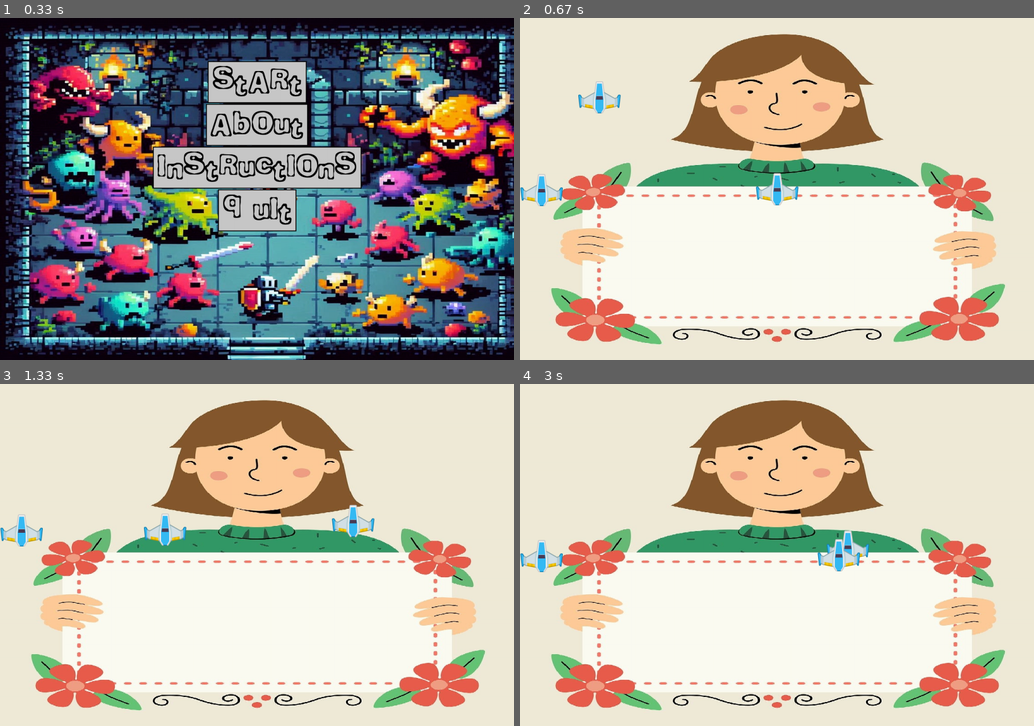
Above: before the commit, frames 1-4 (two rows, left to right).
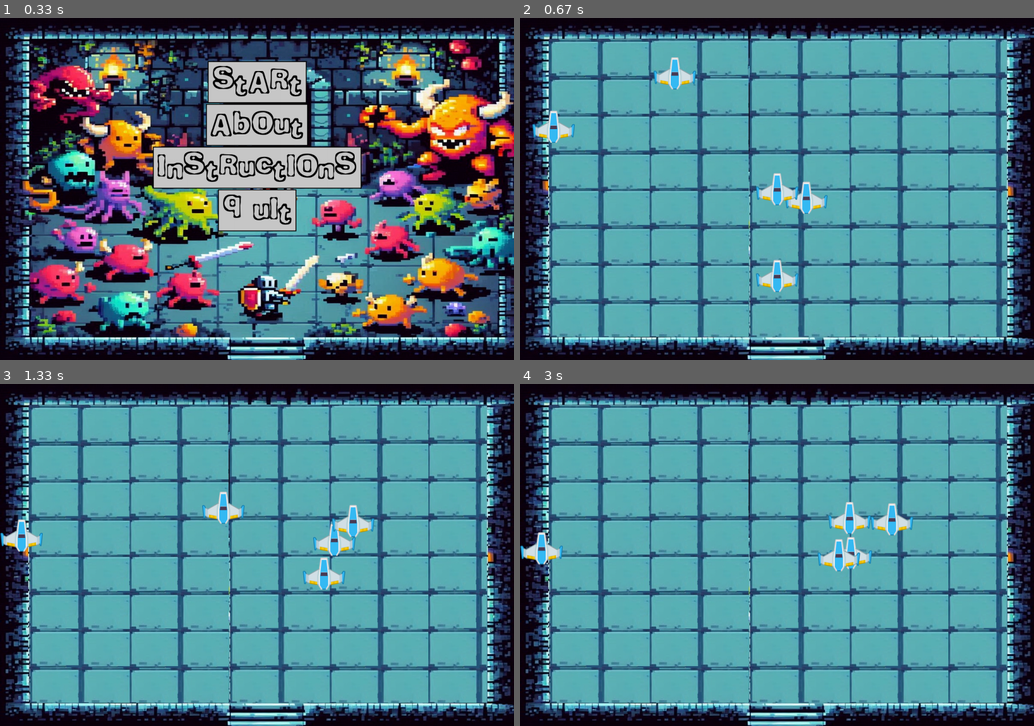
Above: after the commit, the same moments.

Repository: Vronst/Pygame_Binding_of_Isaac
Game: pygame game, started from menu.py
Two runs of this game, one before a commit and one after it. Both use one fixed random seed, a clock stepped at 60 frames per second and the inputs below.
Inputs (mouse positions are in pixels of both pictures, inside the frame that each line leads up to):
- Up to frame 1 (0.33 s): no input
- Up to frame 2 (0.67 s): click (777, 82) at 0.38 s
- Up to frame 3 (1.33 s): hold Right 0.67-1.13 s; move the mouse to (236, 568) at 0.7 s; hold Up from 1.17 s (still down)
- Up to frame 4 (3 s): release Up at 1.47 s; hold Right 1.5-1.97 s; hold Left 2-2.53 s; hold Down 2.57-2.87 s; hold Left from 2.9 s (still down)

Frame 1 is identical in both runs. In frame 2, 100% of the frame differs, in the area x 0-100%, y 0-100%; in frame 3, 99%; in frame 4, 99%.

Commit message:
add instructions and music
add instructions page, menu music, game music, menu buttons sound effect

Diff:
--- a/character.py
+++ b/character.py
@@ -11,7 +11,7 @@
         self.rect.center = (cx, cy)
         self.borders = borders
 
-    def _move(self):
+    def _move(self, group):
         pass
 
     def get_event(self, **kwargs):
@@ -20,9 +20,9 @@
     def draw(self, display):
         display.blit(self.image, self.rect)
 
-    def update(self, key_pressed):
+    def update(self, key_pressed=None, group=None, obstacles=None):
         self.get_event(key_pressed=key_pressed)
-        self._move()
+        self._move(group)
 
         # blocking out of border movement
         # bottom
--- a/enemies.py
+++ b/enemies.py
@@ -1,83 +1,61 @@
 from character import Character
-from random import randint
-import pygame
 
 
 class Enemy(Character):
-    def __init__(self, cx, cy, image, borders, player):
+    def __init__(self, cx, cy, image, borders, player, move_x, move_y):
         super().__init__(cx, cy, image, borders)
         self.player = player.rect
-        self.move_x = 5
-        self.move_y = 5
+        self.move_x = move_x
+        self.move_y = move_y
         self._moves = ((self.move_x, 0), (-self.move_x, 0), (0, self.move_y), (0, -self.move_y))
         self.melee = True
 
-    def set_moves(self):
-        self._moves = ((self.move_x, 0), (-self.move_x, 0), (0, self.move_y), (0, -self.move_y))
+    def set_moves(self, x, y):
+        self._moves = ((x, 0), (-x, 0), (0, y), (0, -y))
 
-    def _move(self):
+    def _move(self, group=None):
         # making it move dependent of player object
         distance_x = self.rect.x - self.player.x
         distance_y = self.rect.y - self.player.y
+        if group:
+            group = [x for x in group if x != self]
+
+        moves = []
 
         if distance_x < 0 or (distance_x >= 0 and self.rect.x > self.borders[0] - 100 and not self.melee):
-            self.rect.move_ip(self._moves[0])
+            # self.rect.move_ip(self._moves[0])
+            moves.append(self._moves[0])
         if (distance_x > 0 or
                 (distance_x >= 0 and self.rect.x < self.borders[0] - self.borders[0] + 100 and not self.melee)):
-            self.rect.move_ip(self._moves[1])
+            # self.rect.move_ip(self._moves[1])
+            moves.append(self._moves[1])
         if distance_y < 0:
-            self.rect.move_ip(self._moves[2])
+            # self.rect.move_ip(self._moves[2])
+            moves.append(self._moves[2])
         if distance_y > 0:
-            self.rect.move_ip(self._moves[3])
+            # self.rect.move_ip(self._moves[3])
+            moves.append(self._moves[3])
+
+        for move in moves:
+            self.rect.move_ip(move)
+            for member in group:
+                if self.rect.colliderect(member):
+                    self.rect.move_ip(-move[0], -move[1])
 
 
 class MeleeEnemy(Enemy):
 
-    def __init__(self, cx, cy, image, borders, player):
-        super().__init__(cx, cy, image, borders, player)
+    def __init__(self, cx, cy, image, borders, player, move_x=4, move_y=4):
+        super().__init__(cx, cy, image, borders, player, move_x, move_y)
+
+    def tired(self):
+        pass
 
 
 class RangeEnemy(Enemy):
-    def __init__(self, cx, cy, image, borders, player):
-        super().__init__(cx, cy, image, borders, player)
-        self.move_x = -3
-        self.move_y = 6
-        self.set_moves()
+    def __init__(self, cx, cy, image, borders, player, move_x=-3, move_y=5):
+        super().__init__(cx, cy, image, borders, player, move_x, move_y)
         self.melee = False
 
-
-class DetectCollision:
-
-    def __init__(self, player: Character, borders: tuple):
-        self.enemies = {0: MeleeEnemy, 1: 'rangeEnemy'}
-        self.player = player
-        self.set_of_enemies = pygame.sprite.Group()
-        self.set_of_obstacle = pygame.sprite.Group()
-        self.borders = borders
-        self.images = {0: 'imageMelee', 1: 'image'}
-        # for safety run new_level last in init
-        self.new_level()
-
-    def new_level(self):
-        for _ in range(randint(0, 4)):
-            # shot purpose is to choose melee or range enemy and their image
-            shot = randint(0, len(self.enemies) - 1)
-            new = (self.enemies[shot]
-                   (randint(0, self.borders[0]),
-                    randint(0, self.borders[1]),
-                    self.images[shot],
-                    self.borders,
-                    self.player))
-            if (not pygame.sprite.spritecollideany(new, self.set_of_enemies)
-                    and not pygame.sprite.spritecollideany(new, self.set_of_obstacle)
-                    and not pygame.sprite.spritecollideany(new, self.player)):  # ignore yellow warning
-                self.set_of_enemies.add(new)  # ignore yellow warning
-
-    def update(self):
+    def attack(self):
         pass
-
-    def draw(self, screen):
-        pass
-
-    def pause(self):
-        pass
--- /dev/null
+++ b/level.py
@@ -0,0 +1,42 @@
+import pygame
+from random import randint
+from character import Character
+from enemies import *
+
+
+class DetectCollision:
+
+    def __init__(self, player: Character, borders: tuple, images: dict, surface: pygame.Surface, background):
+        self.background = background
+        self.surface = surface
+        self.enemies = {0: (MeleeEnemy, images['PLAYER']), 1: (RangeEnemy, images['PLAYER'])}  # to be more complicated
+        self.player = player
+        self.set_of_enemies = pygame.sprite.Group()
+        self.set_of_obstacles = pygame.sprite.Group()
+        self.borders = borders
+        # for safety run new_level last in init
+        self.new_level()
+
+    def new_level(self):
+        for _ in range(randint(0, 4)):
+            # shot purpose is to choose melee or range enemy and their image
+            shot = randint(0, len(self.enemies) - 1)
+            new = (self.enemies[shot][0]
+                   (randint(0, self.borders[0]),
+                    randint(0, self.borders[1]),
+                    self.enemies[shot][1],
+                    self.borders,
+                    self.player))
+            self.set_of_enemies.add(new)  # ignore yellow warning
+        self.draw(self.surface)
+        # pygame.time.delay(200)
+
+    def update(self):
+        self.set_of_enemies.update(group=self.set_of_enemies, obstacles=self.set_of_obstacles)
+        self.set_of_obstacles.update()
+
+    def draw(self, screen):
+        self.set_of_enemies.draw(screen)
+
+    def pause(self):
+        pass
--- a/main.py
+++ b/main.py
@@ -1,7 +1,7 @@
 import os
 import pygame
 from player import Player
-from enemies import MeleeEnemy, RangeEnemy
+from level import DetectCollision
 
 # pygame setup
 DISPLAY = (1200, 800)
@@ -18,9 +18,15 @@
 file_names = os.listdir(path)
 
 # preparing background
-BACKGROUND = pygame.image.load(os.path.join(path, 'background.jpg')).convert()
+BACKGROUND = pygame.image.load(os.path.join(path, 'level-background.jpg')).convert()
 file_names.remove('background.jpg')
 IMAGES = {}
+
+game_music_path = os.path.join('music', 'nojisuma - hallucination.mp3') #game music path
+pygame.mixer.music.stop() #stop previous music
+pygame.mixer.music.load(game_music_path) #load game music
+pygame.mixer.music.play(-1) #play the game music in a loop
+pygame.mixer.music.set_volume(0.5) #setting volume
 
 # get dict with img names and converted img
 for file_name in file_names:
@@ -29,14 +35,16 @@
     IMAGES[image_name] = pygame.image.load(os.path.join(path, file_name)).convert_alpha(BACKGROUND)
 
 player = Player(DISPLAY[0] / 2, DISPLAY[1] / 2, IMAGES['PLAYER'], DISPLAY)
-enemy = MeleeEnemy(100, 100, IMAGES['PLAYER'], DISPLAY, player)
-enemy1 = RangeEnemy(100, 300, IMAGES['PLAYER'], DISPLAY, player)
-
+# enemy = MeleeEnemy(100, 100, IMAGES['PLAYER'], DISPLAY, player)
+# enemy1 = RangeEnemy(100, 300, IMAGES['PLAYER'], DISPLAY, player, -3, 5)
+level = DetectCollision(player, DISPLAY, IMAGES, screen, BACKGROUND)
+level.new_level()
 
 # main loop
 while running:
 
     screen.blit(pygame.transform.scale(BACKGROUND, DISPLAY), (0, 0))
+
     # poll for events
     # pygame.QUIT event means the user clicked X to close your window
     for event in pygame.event.get():
@@ -46,13 +54,12 @@
         if event.type == pygame.QUIT:
             running = False
 
-    enemy.update(None)
-    enemy.draw(screen)
-    enemy1.update(None)
-    enemy1.draw(screen)
+    level.update()  # moving enemies
+    level.draw(screen)
     player.update(pygame.key.get_pressed())
     player.draw(screen)
     pygame.display.update()
+
     # lets make it 60fps
     clock.tick(60)
 pygame.quit()
--- a/menu.py
+++ b/menu.py
@@ -13,16 +13,28 @@
 GRAY = (200, 200, 200)
 DARK_GRAY = (169, 169, 169)
 BLUE = (0, 122, 204)
-LIGHT_BLUE = (0, 162, 255)
 
 #font used in menu
 font_path = os.path.join('fonts', 'comicate.ttf')
+arrow_font_path = os.path.join('fonts', 'Arrows.ttf')
 font = pygame.font.Font(font_path, 74)
+arrow_font = pygame.font.Font(arrow_font_path, 44)
+medium_font = pygame.font.Font(font_path, 54)
+small_font = pygame.font.Font(font_path, 24)
 
 #background
 background_path = os.path.join('images', 'menu-background.jpg') #setting backgournd image path
 background = pygame.image.load(background_path) #load background image
 background = pygame.transform.scale(background, DISPLAY) #background image scaling
+
+#music
+music_path = os.path.join('music', 'nojisuma - ruins.mp3') #music file
+pygame.mixer.music.load(music_path) #load music file
+pygame.mixer.music.play(-1) #playing music in a loop (-1 means loop indefinitely)
+
+#hover sound
+hover_sound_path = os.path.join('music', 'irinairinafomicheva - start.mp3') #hover sound file
+hover_sound = pygame.mixer.Sound(hover_sound_path) #load hover sound
 
 #definition button class
 class Button:
@@ -36,6 +48,7 @@
         self.hover_bg_color = hover_bg_color #button hover background color
         self.border_color = border_color #button border color
         self.change_text() #formatting the button
+        self.hovered = False #track hover state
 
     def change_text(self):
         self.rendered_text = self.font.render(self.text, True, self.text_color) #rendering text from defined text, font and text color
@@ -47,9 +60,13 @@
     def show(self):
         mouse_pos = pygame.mouse.get_pos() #setting the mouse_pos value with current mouse position
         if self.rect_surface.collidepoint(mouse_pos): #if mouse is inside of the rect
+            if not self.hovered: # Check if the button was not already hovered
+                hover_sound.play() #play button hover sound
+                self.hovered = True #hover state true
             text_surface = self.font.render(self.text, True, self.hover_text_color) #hover text formatting
             bg_color = self.hover_bg_color #hover background formatting
         else:
+            self.hovered = False #hover state false
             text_surface = self.rendered_text #no hover text formatting
             bg_color = self.bg_color #no hover background formatting
         self.surface.fill(bg_color) #fill the rect with background color
@@ -61,6 +78,45 @@
         if event.type == pygame.MOUSEBUTTONDOWN and self.rect_surface.collidepoint(event.pos): #checking whether the button was clicked with the mouse within it
             return True
         return False
+
+def show_instructions():
+        instructions_background_path = os.path.join('images', 'instructions.jpg') #setting instructions image path
+        instructions_background = pygame.image.load(instructions_background_path) #load instructions image
+        instructions_background = pygame.transform.scale(instructions_background, DISPLAY) #instructions image scaling
+
+        #creating instructions title text
+        instructions_text = font.render("Instructions", True, BLACK)
+        instructions_rect = instructions_text.get_rect(center=(DISPLAY[0] // 2, 200))
+        instructions_background.blit(instructions_text, instructions_rect)
+
+        #creating instruction move text
+        instructions_move = medium_font.render("move", True, BLACK)
+        instructions_move_rect = instructions_move.get_rect(center=(DISPLAY[0] // 2, 300))
+        instructions_background.blit(instructions_move, instructions_move_rect)
+
+        #creating instruction arrows text
+        instructions_arrows = arrow_font.render("A B C D", True, BLACK)
+        instructions_arrows_rect = instructions_arrows.get_rect(center=(DISPLAY[0] // 2, 350))
+        instructions_background.blit(instructions_arrows, instructions_arrows_rect)
+
+        #creating back text
+        instructions_back = small_font.render("press escape to return to the menu", True, BLACK)
+        instructions_back_rect = instructions_back.get_rect(center=(DISPLAY[0] // 2, 600))
+        instructions_background.blit(instructions_back, instructions_back_rect)
+
+
+        screen.blit(instructions_background, (0, 0))
+
+        #back action when escape is pressed
+        while True:
+            for event in pygame.event.get():
+                if event.type == pygame.QUIT:
+                    pygame.quit()
+                    sys.exit()
+                elif event.type == pygame.KEYDOWN and event.key == pygame.K_ESCAPE:
+                    return
+
+            pygame.display.update()
 
 def main_menu():
     buttons = [
@@ -87,7 +143,7 @@
                     elif button.text == "About":
                         print("trzeba dodać info o nas") #about us
                     elif button.text == "Instructions":
-                        print("trzeba dodać instrukcję") #instruction
+                        show_instructions() #start instructions
                     elif button.text == "Quit":
                         pygame.quit()
                         sys.exit() #pls dont click it
--- a/player.py
+++ b/player.py
@@ -6,6 +6,9 @@
 
     def __init__(self, cx, cy, image, border: tuple):
         super().__init__(cx, cy, image, border)
+
+    def set_idle_animation_frames(self, frames: list):
+        self.idle_animation_frames = frames
 
     def get_event(self, **kwargs):
         # player moves by [] when key pressed
